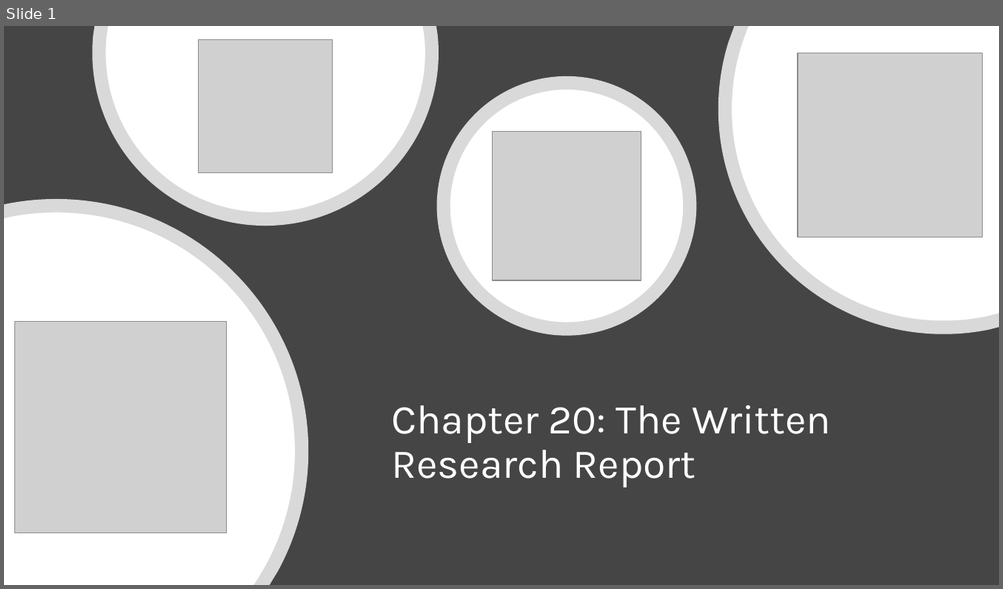
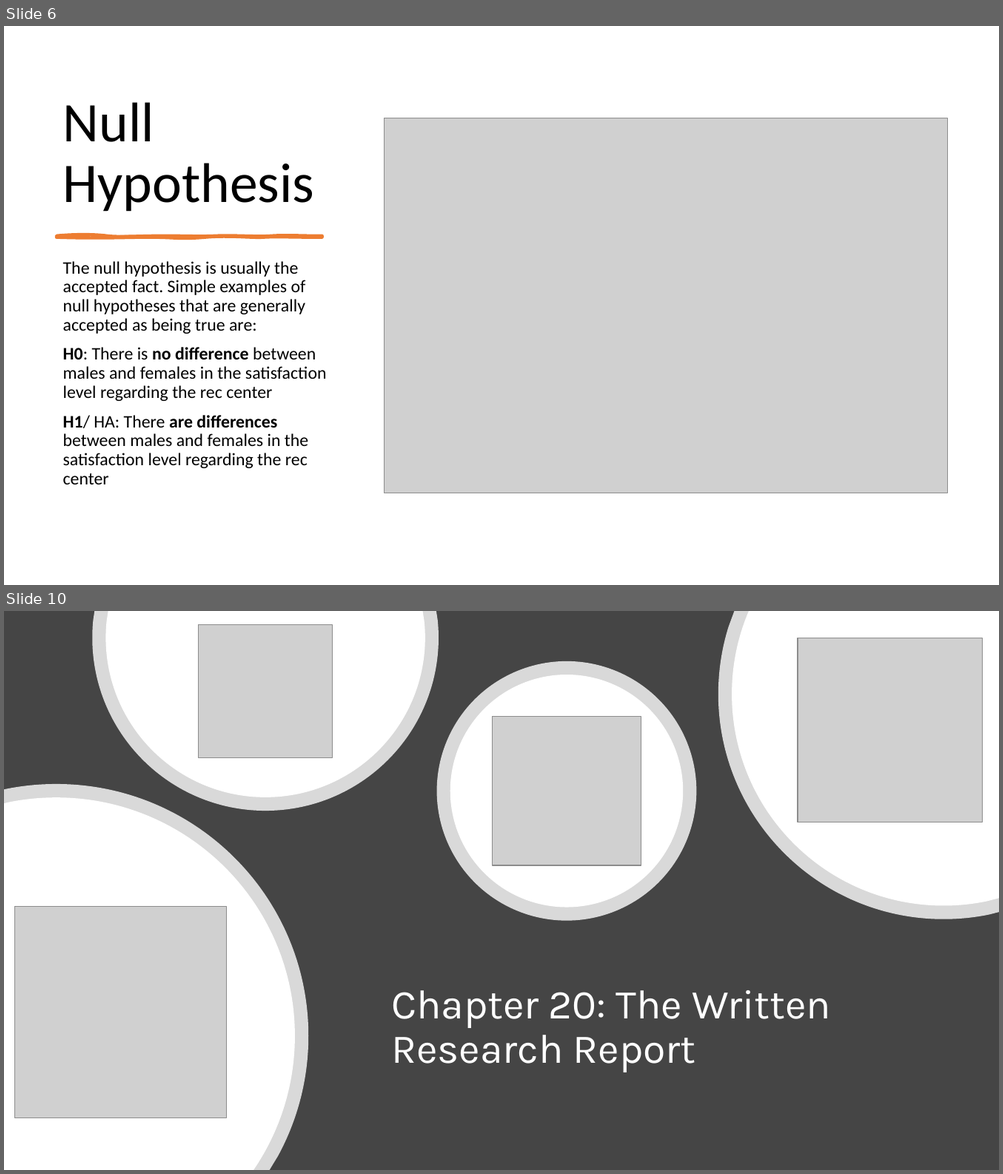
Before and after one commit to mikenguyen13/mar4050, a slide deck: lectures/10/2_Research Presentation.pptx. Shown one above the other, each under a label of ours: slide 1 before the commit, slides 6 and 10 after it; the slides between them are not shown. The pictures are 1003x589 and 1003x1174 pixels, drawn with LibreOffice and Linux fonts; fonts in the diff are those of the drawing; grey boxes stand for pictures. Boxes give left, top, right and bottom in pixels: in the first picture for what was removed or moved away, otherwise in the second. Text is boxed around its words. In the diff, an @@ line names an element or a change of style, - is before the commit and + after.

```diff
--- a/lectures/10/2_Research Presentation.pptx
+++ b/lectures/10/2_Research Presentation.pptx
@@ slide 6 added at (4, 26, 999, 585), background #FFFFFF @@
@@ title added at (63, 102, 315, 212), 54 pt, text #000000 @@
+Null Hypothesis
@@ picture added at (384, 118, 947, 493) @@
@@ freeform shape added at (57, 235, 322, 237), fill #ED7D31, outline #ED7D31 3 pt @@
@@ text added at (63, 261, 327, 485), 17 pt, text #000000 @@
+The null hypothesis is usually the accepted fact. Simple examples of null hypotheses that are generally accepted as being true are:
+H0: There is no difference between males and females in the satisfaction level regarding the rec center
+H1/ HA: There are differences between males and females in the satisfaction level regarding the rec center
@@ what was slide 1 is now slide 10 @@
```
Also in this commit, not shown: 3 slides changed, 9 other slides added, 9 other files.
